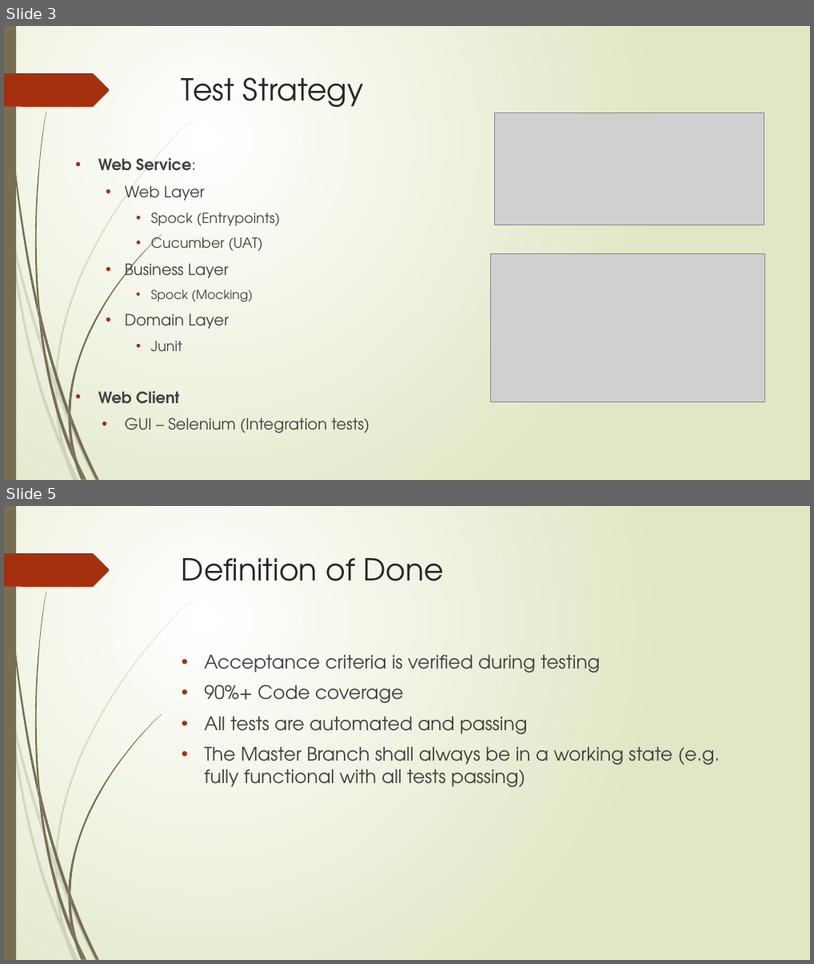
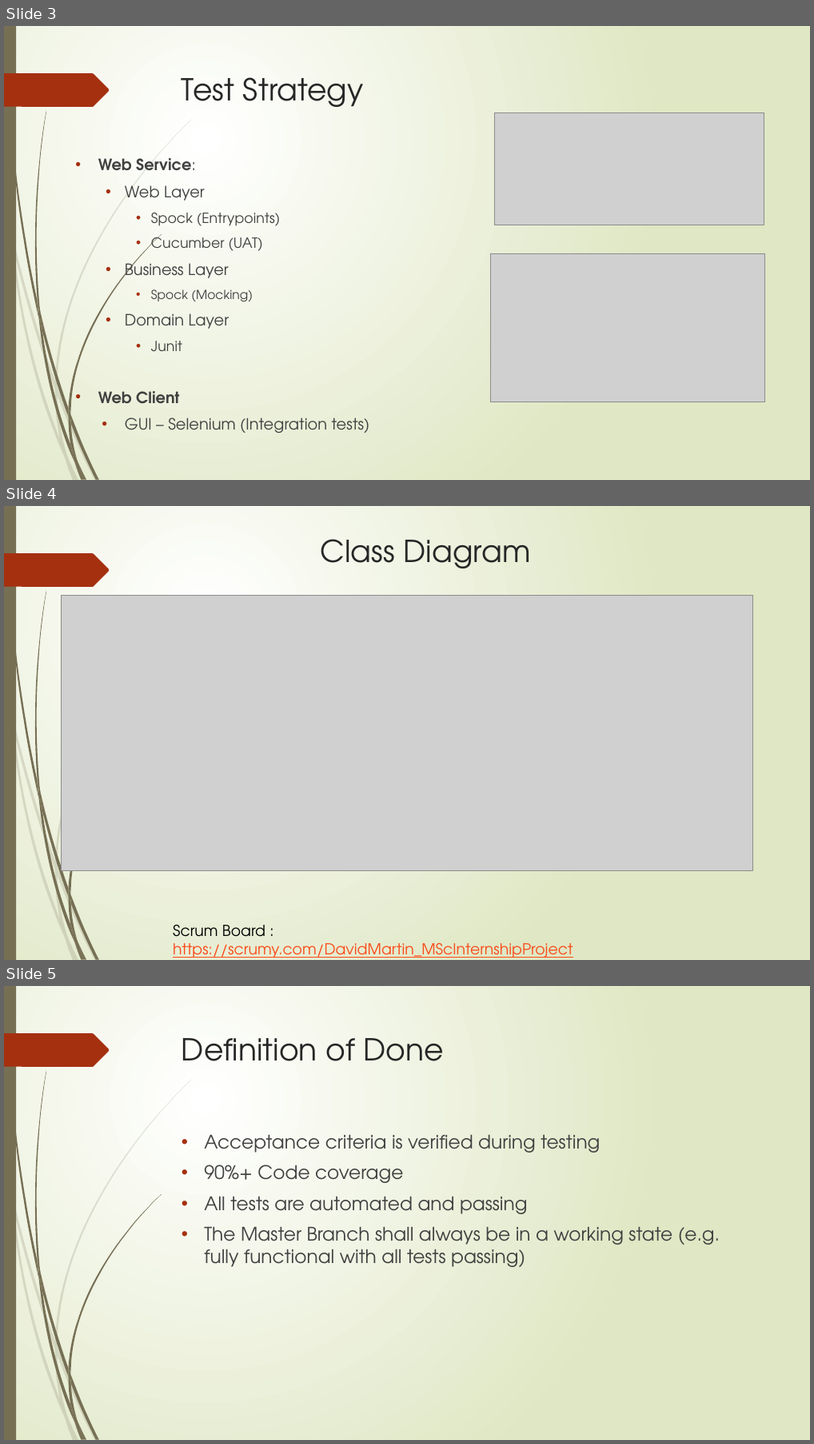
Before and after one commit to DavidJMartinProjects/Roman_Numerical_Calculator_Sprint3, a slide deck: docs/Ericsson Internship Project - Code Review 1.pptx. Shown one above the other, each under a label of ours: slides 3 and 5 before the commit, slides 3, 4 and 5 after it; the slides between them are not shown. The pictures are 814x964 and 814x1444 pixels, drawn with LibreOffice and Linux fonts; fonts in the diff are those of the drawing; grey boxes stand for pictures. Boxes give left, top, right and bottom in pixels: in the first picture for what was removed or moved away, otherwise in the second. Text is boxed around its words. In the diff, an @@ line names an element or a change of style, - is before the commit and + after.

```diff
--- a/docs/Ericsson Internship Project - Code Review 1.pptx
+++ b/docs/Ericsson Internship Project - Code Review 1.pptx
@@ slide 4 added at (x1=4, y1=506, x2=810, y2=960), background gradient #FFFFFF to #DFE8C4; not listed: 24 template elements that a slide beside it also shows @@
@@ title added at (x1=321, y1=539, x2=531, y2=568), 36 pt, text #262626 @@
+Class Diagram
@@ picture added at (x1=62, y1=596, x2=754, y2=870) @@
@@ text added at (x1=173, y1=924, x2=573, y2=957), 18 pt, text #FB4A18, underline @@
+Scrum Board : https://scrumy.com/DavidMartin_MScInternshipProject
```
Also in this commit, not shown: 1 slide removed, 18 other files.
